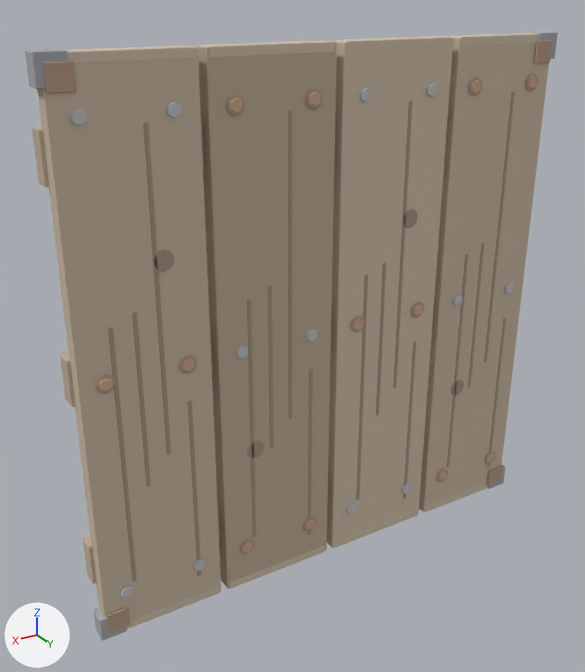
Renders of the FBX model Assets/GeneratedBaseItems/01_Wooden_Floor_Foundation.fbx from each side of a commit.
Rendered twice from a 50 mm camera at (2.29, 3.64, 1.71) aimed at (0.16, 0.08, -0.07). Arrows for +X, +Y and +Z are at lower left; the lights stay in place. The older version comes first.

The first picture shows '01_Wooden_Floor_Foundation'.
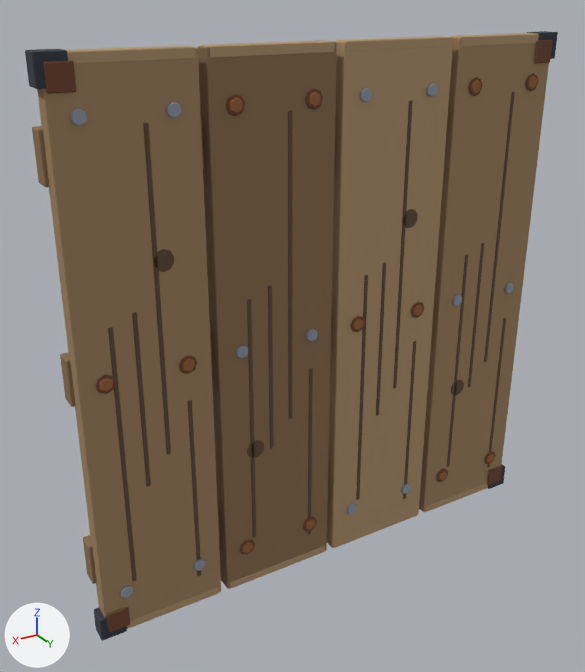
Changed parts and their boxes [x1, y1, x2, y2] in the pictures (585 x 672 px):
'01_Wooden_Floor_Foundation', recoloured (beige to brown)
    both: [25, 31, 558, 641]

What changed in the scene script:
```text
Change mat_wood___charred_and_stained:
    mat_wood___charred_and_stained.base_color: (0.407, 0.319, 0.237) -> (0.12, 0.07, 0.035)  # beige #ab9986 -> brown #614b35
Change mat_iron___dark_forged_steel:
    mat_iron___dark_forged_steel.base_color: (0.394, 0.407, 0.432) -> (0.038, 0.044, 0.062)  # grey #a8abb0 -> greyish blue #373b46
Change mat_rust___deep_brown:
    mat_rust___deep_brown.base_color: (0.487, 0.335, 0.237) -> (0.16, 0.06, 0.025)  # beige #b99d86 -> brown #6f452c
Change mat_wood___exposed_grain:
    mat_wood___exposed_grain.base_color: (0.536, 0.432, 0.319) -> (0.26, 0.16, 0.08)  # beige #c1b099 -> brown #8b6f50
Change mat_wood___weathered_cedar:
    mat_wood___weathered_cedar.base_color: (0.611, 0.497, 0.38) -> (0.36, 0.23, 0.12)  # beige #cdbba6 -> brown #a28461
Change mat_wood___cut_end:
    mat_wood___cut_end.base_color: (0.655, 0.545, 0.42) -> (0.45, 0.3, 0.16)  # beige #d4c3ad -> brown #b3956f
Change mat_rust___orange_oxide:
    mat_rust___orange_oxide.base_color: (0.626, 0.42, 0.281) -> (0.32, 0.12, 0.04)  # beige #cfad90 -> brown #996138
```
